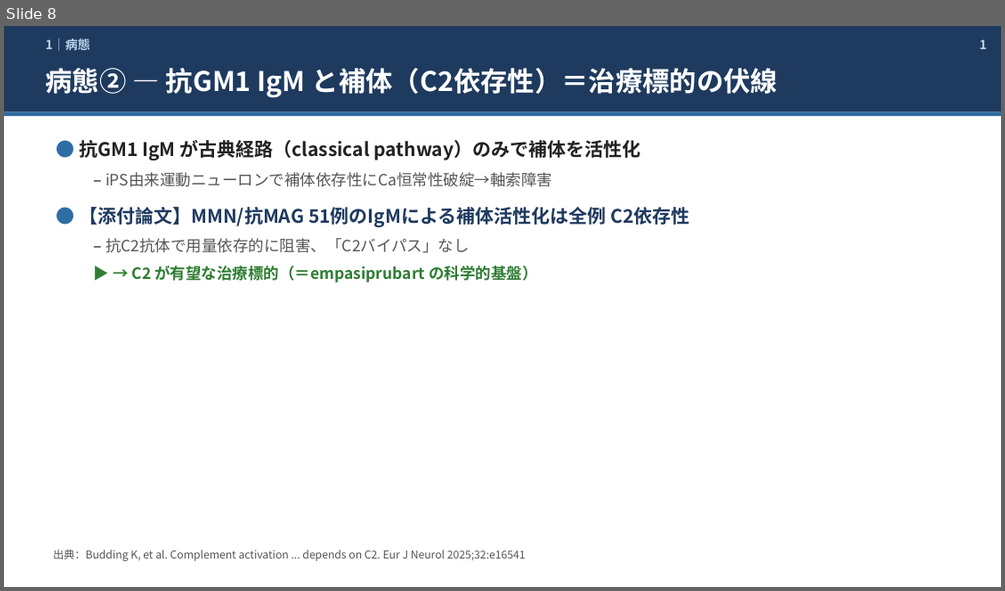
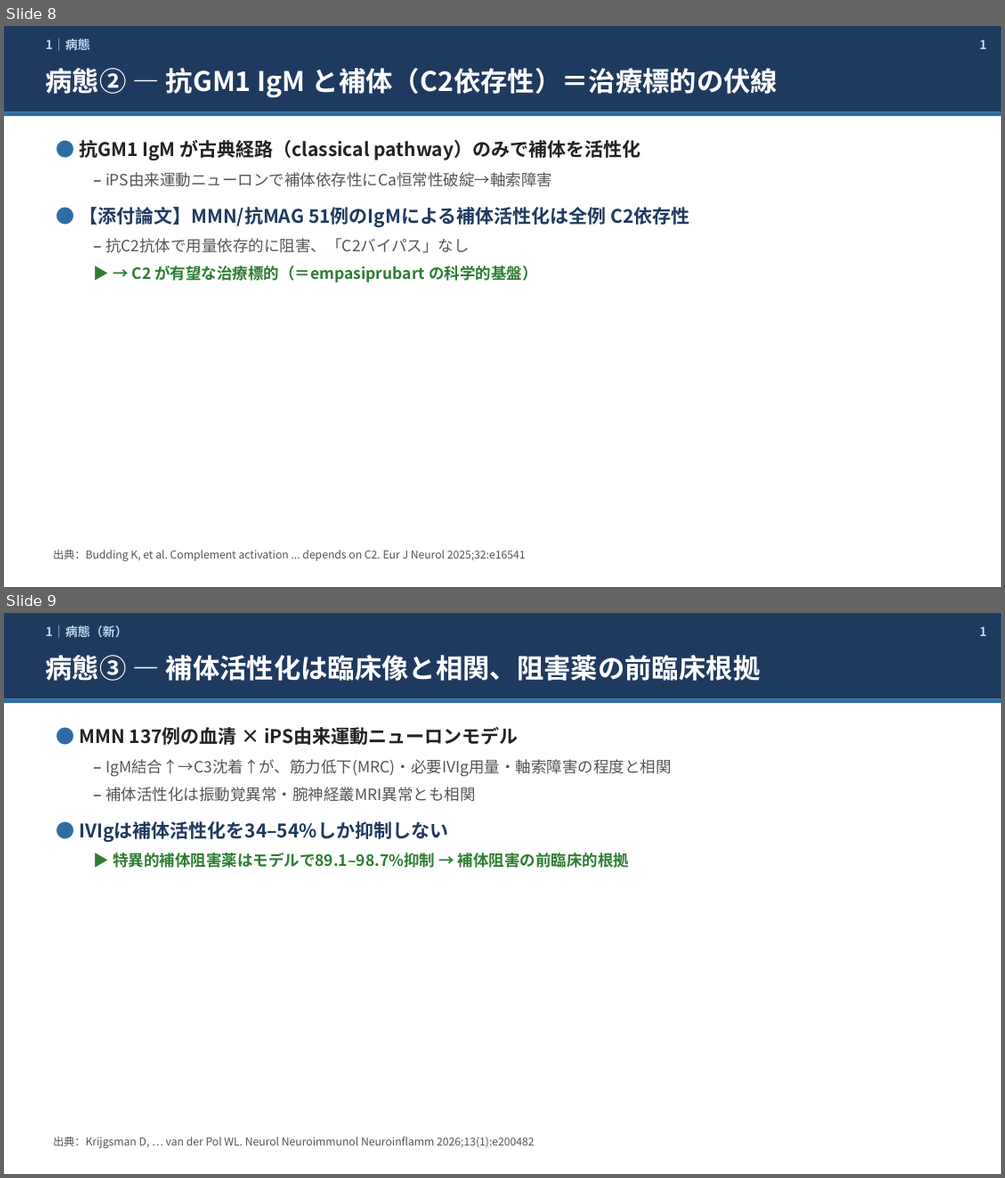
Before and after one commit to HIN0209/MMN_takeda2026, a slide deck: MMN_update_2026_skeleton_ja.pptx. Shown one above the other, each under a label of ours: slide 8 before the commit, slides 8 and 9 after it. The pictures are 1005x591 and 1005x1178 pixels, drawn with LibreOffice and Linux fonts; fonts in the diff are those of the drawing. Boxes give left, top, right and bottom in pixels: in the first picture for what was removed or moved away, otherwise in the second. Text is boxed around its words. In the diff, an @@ line names an element or a change of style, - is before the commit and + after.

```diff
--- a/MMN_update_2026_skeleton_ja.pptx
+++ b/MMN_update_2026_skeleton_ja.pptx
@@ slide 9 added at bbox=[4, 613, 1001, 1174], background #FFFFFF @@
@@ rectangle added at bbox=[4, 613, 1001, 699], fill #1F3A5F @@
@@ text added at bbox=[46, 625, 128, 638], 12 pt, text #BBD3EA, bold @@
+1｜病態（新）
@@ text added at bbox=[979, 626, 987, 636], 12 pt, text #BBD3EA, bold @@
+1
@@ text added at bbox=[46, 655, 760, 681], 26 pt, text #FFFFFF, bold @@
+病態③ — 補体活性化は臨床像と相関、阻害薬の前臨床根拠
@@ rectangle added at bbox=[4, 699, 1001, 704], fill #2E6DA4 @@
@@ text added at bbox=[79, 727, 672, 868], 15 pt, text #555555, bold @@
+● MMN 137例の血清 × iPS由来運動ニューロンモデル
+  – IgM結合↑→C3沈着↑が、筋力低下(MRC)・必要IVIg用量・軸索障害の程度と相関
+  – 補体活性化は振動覚異常・腕神経叢MRI異常とも相関
+● IVIgは補体活性化を34–54%しか抑制しない
+  ▶ 特異的補体阻害薬はモデルで89.1–98.7%抑制 → 補体阻害の前臨床的根拠
@@ text added at bbox=[53, 1135, 534, 1148], 10.5 pt, text #555555 @@
+出典：Krijgsman D, … van der Pol WL. Neurol Neuroimmunol Neuroinflamm 2026;13(1):e200482
```
Also in this commit, not shown: 8 other slides added, 2 other files.
